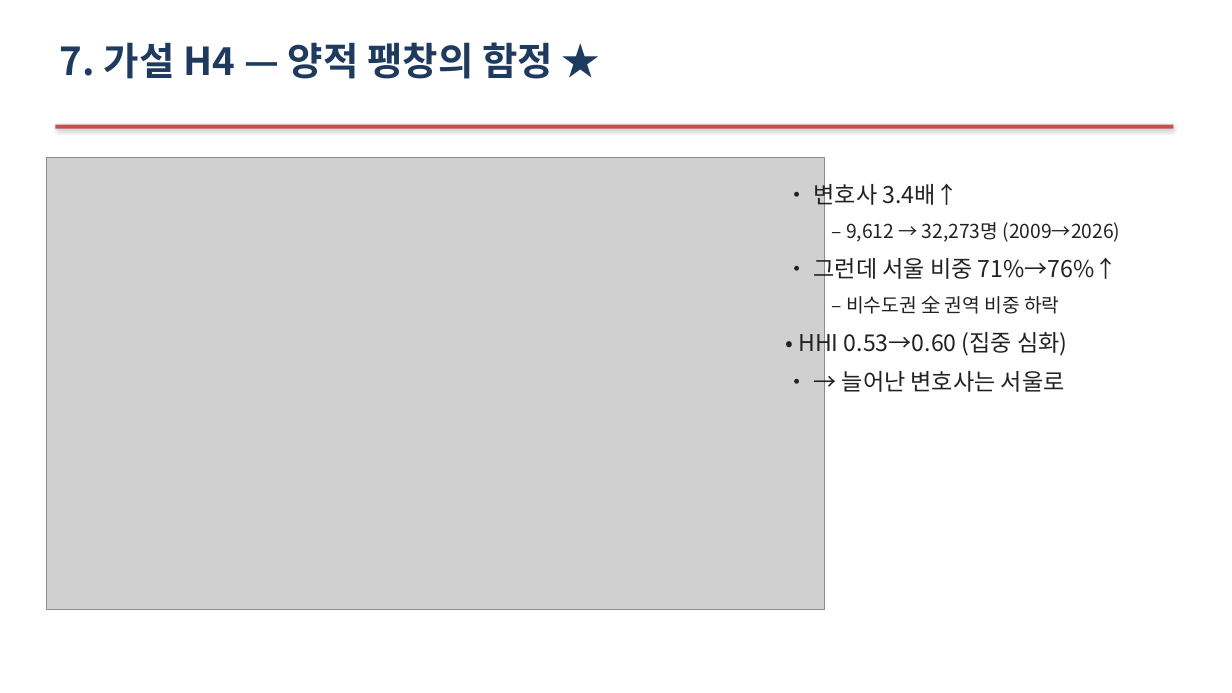
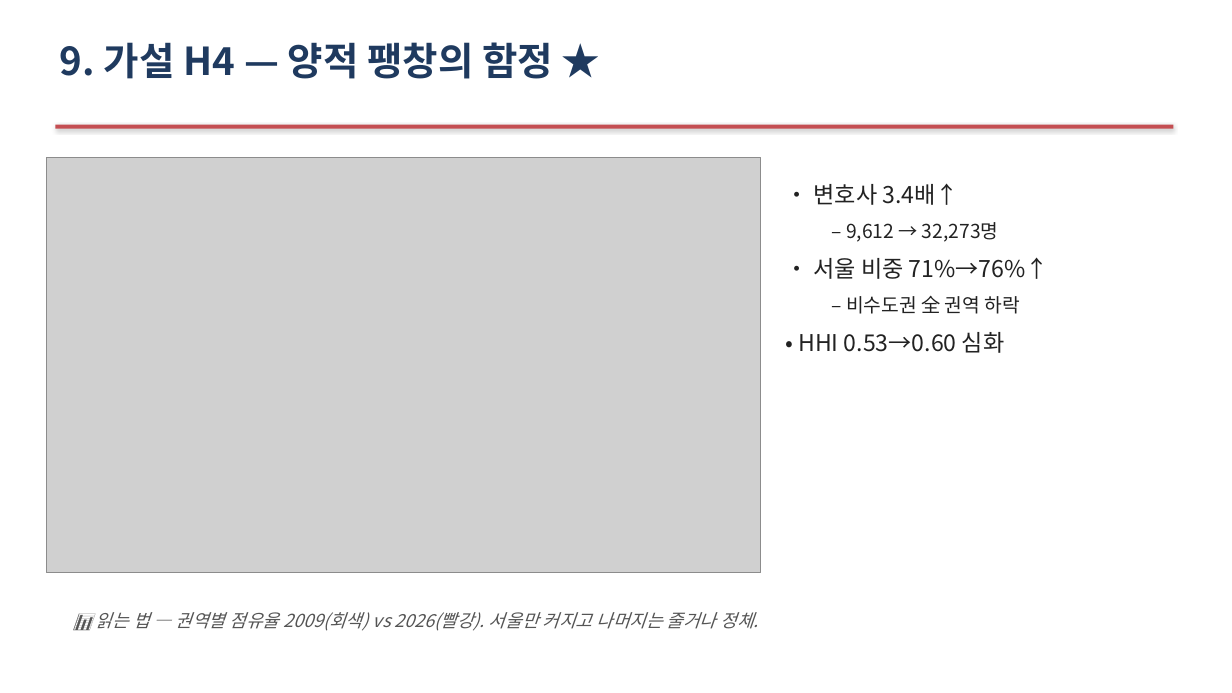
Before and after one commit to Allenkeem/llai-project, a slide deck: slide 13 of reports/발표자료.pptx (slide 10 before the commit). Drawn at 1232x693 pixels with LibreOffice and Linux fonts; fonts in the diff are those of the drawing; grey boxes stand for pictures. Boxes give left, top, right and bottom in pixels: in the first picture for what was removed or moved away, otherwise in the second. Text is boxed around its words. In the diff, an @@ line names an element or a change of style, - is before the commit and + after.

```diff
--- a/reports/발표자료.pptx
+++ b/reports/발표자료.pptx
@@ text at (x1=60, y1=42, x2=553, y2=79): text changed @@
-7. 가설 H4 — 양적 팽창의 함정 ★
+9. 가설 H4 — 양적 팽창의 함정 ★
@@ picture resized from (x1=46, y1=157, x2=824, y2=610) to (x1=46, y1=157, x2=762, y2=573) @@
@@ text at (x1=798, y1=222, x2=1049, y2=353): text changed @@
-  – 9,612 → 32,273명 (2009→2026)
-• 그런데 서울 비중 71%→76%↑
-  – 비수도권 全 권역 비중 하락
-• HHI 0.53→0.60 (집중 심화)
-• → 늘어난 변호사는 서울로
+  – 9,612 → 32,273명
+• 서울 비중 71%→76%↑
+  – 비수도권 全 권역 하락
+• HHI 0.53→0.60 심화
@@ text added at (x1=96, y1=612, x2=759, y2=631), 14 pt, text #555555, italic @@
+📊 읽는 법 — 권역별 점유율 2009(회색) vs 2026(빨강). 서울만 커지고 나머지는 줄거나 정체.
```
Also in this commit, not shown: 10 other slides changed, 4 slides added.
